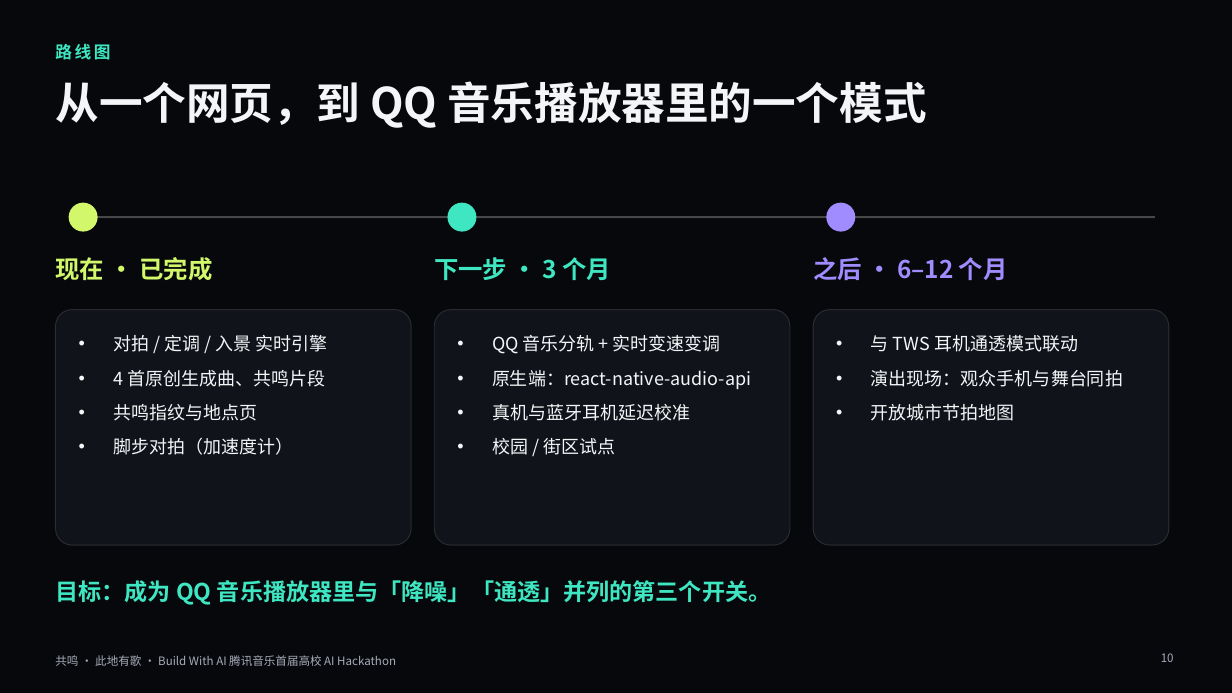
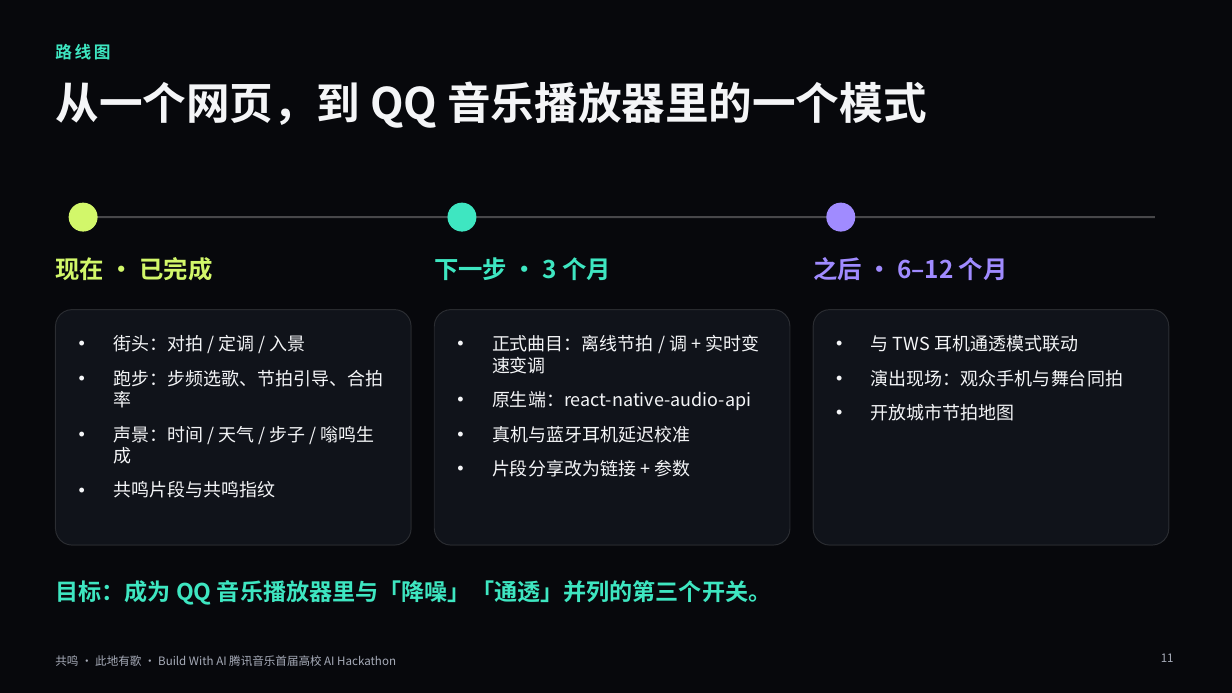
Before and after one commit to QHY8IV/MusicHere, a slide deck: slide 11 of pitch/共鸣-路演.pptx (slide 10 before the commit). Drawn at 1232x693 pixels with LibreOffice and Linux fonts; fonts in the diff are those of the drawing; background and template pictures are left out. Boxes give left, top, right and bottom in pixels: in the first picture for what was removed or moved away, otherwise in the second. Text is boxed around its words. In the diff, an @@ line names an element or a change of style, - is before the commit and + after.

```diff
--- a/pitch/共鸣-路演.pptx
+++ b/pitch/共鸣-路演.pptx
@@ text at <box>113,335,383,498</box>: text changed @@
-• 对拍 / 定调 / 入景 实时引擎
-• 4 首原创生成曲、共鸣片段
-• 共鸣指纹与地点页
-• 脚步对拍（加速度计）
+• 街头：对拍 / 定调 / 入景
+• 跑步：步频选歌、节拍引导、合拍率
+• 声景：时间 / 天气 / 步子 / 嗡鸣生成
+• 共鸣片段与共鸣指纹
@@ text at <box>492,335,759,374</box>: text changed @@
-• QQ 音乐分轨 + 实时变速变调
+• 正式曲目：离线节拍 / 调 + 实时变速变调
@@ text at <box>492,460,690,477</box>: text changed @@
-• 校园 / 街区试点
+• 片段分享改为链接 + 参数
@@ page number at <box>1161,653,1174,662</box>: text changed @@
-10
+11
```
Also in this commit, not shown: 5 other slides changed, 1 slide added, 11 other files.
